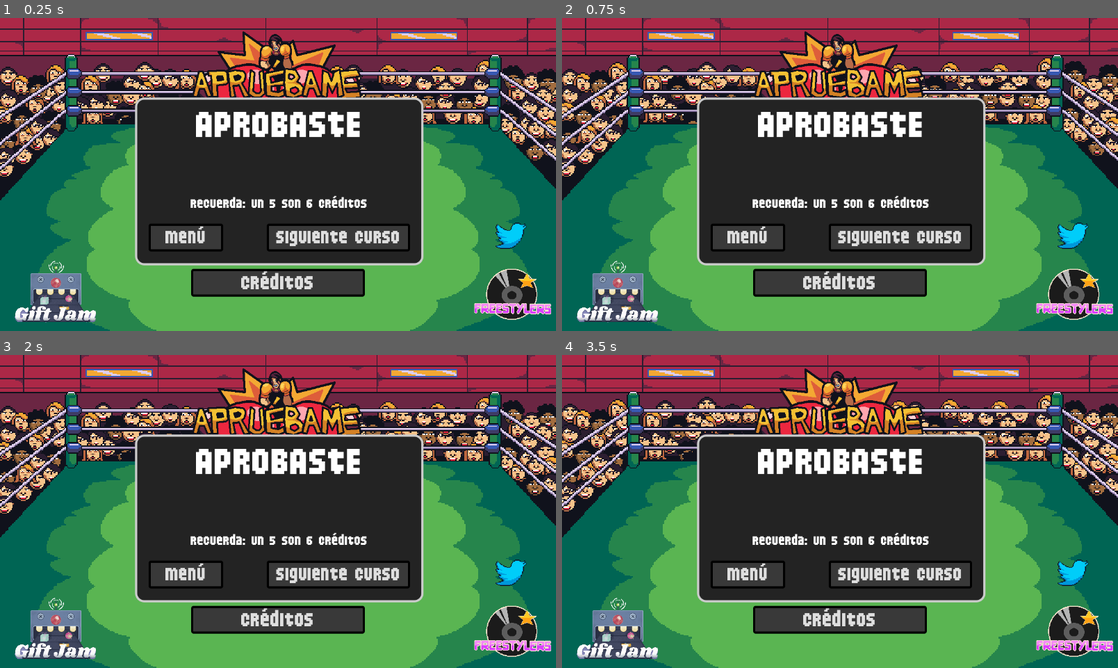
Above: before the commit, frames 1-4 (two rows, left to right).
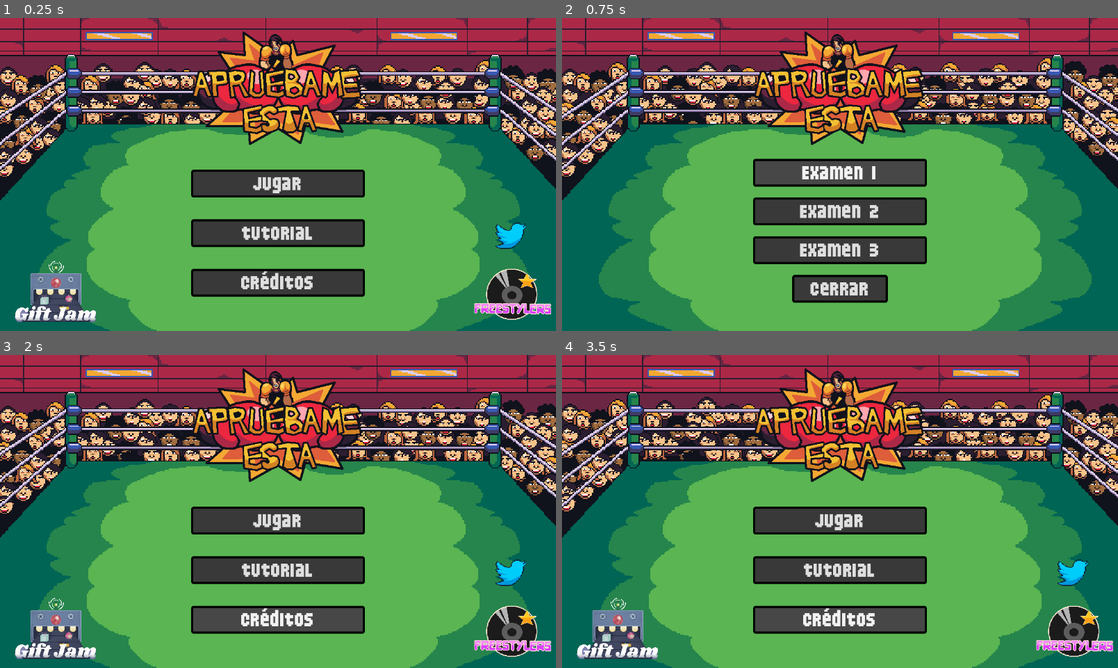
Above: after the commit, the same moments.

Repository: freesstylers/GiftJam2324
Game: Godot game, scene res://Scenes/SceneManager/SceneManager.tscn
The game is run twice, just before and just after one commit, with the same random seed, the same clock (stepped at 60 frames per second) and the same inputs. The engine's default icon, where the game draws it, is replaced by a stand-in: a white triangle on a blue panel in a dark square.
Inputs:
- Up to frame 1 (0.25 s): no input
- Up to frame 2 (0.75 s): click "Jugar" at 0.5 s
- Up to frame 3 (2 s): click "Jugar" (after the commit: "Cerrar") at 1.25 s
- Up to frame 4 (3.5 s): tap Enter (ui_accept) at 2, 2.1, 2.27, 2.57, 2.85, 3.02, 3.32 s; hold Right (input_right) 2.03-2.78 s; hold Down (input_down) from 2.78 s (still down)

The runs differ from the first frame. In frame 1, 23% of the frame differs, in the area x 24-77%, y 25-80%; in frame 2, 29%, in the area x 2-100%, y 25-98%; in frame 3, 23%; in frame 4, 23%.

Commit message:
Commit final

Diff:
--- a/Scenes/MainMenu.tscn
+++ b/Scenes/MainMenu.tscn
@@ -166,7 +166,7 @@
 layout_mode = 2
 theme_override_fonts/font = ExtResource("2_xpdlg")
 theme_override_font_sizes/font_size = 32
-text = "CREDITS
+text = "CRÉDITOS
 --------
 Gonzalo cidoncha - EL NOTAS
 DAVID CZEPIEL - EL MÁQUINA
--- a/Scenes/SceneManager/GlobalManager.gd
+++ b/Scenes/SceneManager/GlobalManager.gd
@@ -27,32 +27,6 @@
 	GiftJamGlobals.connect("To_P_Presentation", Start_P_Presentation)
 	GiftJamGlobals.connect("FromBattleToMainMenu", End_Battle)
 	pass # Replace with function body.
-
-# Called every frame. 'delta' is the elapsed time since the previous frame.
-func _process(delta):
-	#Gameplay Input sample
-	if Input.is_action_just_pressed("input_left"):
-		print("left")
-		#send signal?
-		pass
-	elif Input.is_action_just_pressed("input_up"):
-		print("up")
-		#send signal?
-		pass
-	elif Input.is_action_just_pressed("input_down"):
-		print("down")
-		#send signal?
-		pass
-	elif Input.is_action_just_pressed("input_right"):
-		print("right")
-		#send signal?
-		pass
-
-	#Transition
-	#if Input.is_action_just_pressed("ui_accept"):
-		#$TransitionScreen.transition()
-	pass
-
 
 var currentLevel = -1
 
--- a/Scenes/SceneManager/SceneManager.tscn
+++ b/Scenes/SceneManager/SceneManager.tscn
@@ -41,6 +41,7 @@
 [node name="BattleEndScreen" type="Node2D" parent="."]
 
 [node name="WinPanel" type="Panel" parent="BattleEndScreen"]
+visible = false
 offset_left = 311.0
 offset_top = 183.0
 offset_right = 975.0
--- a/Scenes/Testing/Note.tscn
+++ b/Scenes/Testing/Note.tscn
@@ -1,14 +1,15 @@
-[gd_scene load_steps=11 format=3 uid="uid://bv22ivwo0yn75"]
+[gd_scene load_steps=12 format=3 uid="uid://bv22ivwo0yn75"]
 
 [ext_resource type="Script" path="res://Scripts/Testing/Note.gd" id="1_go4f3"]
 [ext_resource type="PackedScene" uid="uid://bkgtdolv7qr3a" path="res://Scenes/Testing/NoteHitEffects/OkEffect.tscn" id="2_5goob"]
 [ext_resource type="PackedScene" uid="uid://c1ujt0puwtmfh" path="res://Scenes/Testing/NoteHitEffects/MissEffect.tscn" id="2_hq07o"]
 [ext_resource type="PackedScene" uid="uid://72wcyaddjgym" path="res://Scenes/Testing/NoteHitEffects/PerfectEffect.tscn" id="2_p5km2"]
 [ext_resource type="PackedScene" uid="uid://ch038v25fwfw8" path="res://Scenes/Testing/NoteHitEffects/GreatEffect.tscn" id="2_uu0ww"]
-[ext_resource type="Texture2D" uid="uid://cba1t482rhpc3" path="res://Assets/Sprites/Notas/Arriba.png" id="6_u2dsh"]
-[ext_resource type="Texture2D" uid="uid://vhufsnteek2m" path="res://Assets/Sprites/Notas/Abajo.png" id="7_b0yqf"]
-[ext_resource type="Texture2D" uid="uid://bl4gatl7yuj0g" path="res://Assets/Sprites/Notas/Izquierda.png" id="8_1qgc4"]
-[ext_resource type="Texture2D" uid="uid://2vnxqds5h8en" path="res://Assets/Sprites/Notas/Derecha.png" id="9_kolby"]
+[ext_resource type="Texture2D" uid="uid://cccncpw8tfmv0" path="res://Assets/Sprites/Notas/Arriba.png" id="6_u2dsh"]
+[ext_resource type="Texture2D" uid="uid://rgwx2j8cclrg" path="res://Assets/Sprites/Notas/Abajo.png" id="7_b0yqf"]
+[ext_resource type="Texture2D" uid="uid://b5i6uggh7msg6" path="res://Assets/Sprites/Notas/Izquierda.png" id="8_1qgc4"]
+[ext_resource type="Texture2D" uid="uid://0kgvykuyl2c0" path="res://Assets/Sprites/Notas/Derecha.png" id="9_kolby"]
+[ext_resource type="AudioStream" uid="uid://cybjixu0aoogn" path="res://Audio/SFX/Mouth_43.mp3" id="10_js7ju"]
 
 [sub_resource type="RectangleShape2D" id="RectangleShape2D_s32cn"]
 size = Vector2(0, 20)
@@ -60,4 +61,7 @@
 scale = Vector2(0.1, 0.1)
 texture = ExtResource("9_kolby")
 
+[node name="AudioStreamPlayer" type="AudioStreamPlayer" parent="."]
+stream = ExtResource("10_js7ju")
+
 [connection signal="area_entered" from="." to="." method="on_note_hitter_pass"]
--- a/Scripts/Testing/Note.gd
+++ b/Scripts/Testing/Note.gd
@@ -99,6 +99,7 @@
 	myTween = self.create_tween().set_trans(Tween.TRANS_BACK).set_ease(Tween.EASE_OUT)
 	myTween.set_parallel(true)
 	myTween.tween_property(noteSprite, "scale", Vector2(0.1,0.1), fDuration)
+	$AudioStreamPlayer.play()
 
 func FadeOut(fDuration: float):
 	var myTween : Tween = null
Not shown: 1 places in Scenes/SceneManager/SceneManager.tscn that only renumber resources
Not shown, added: Audio/SFX/Mouth_43.mp3
